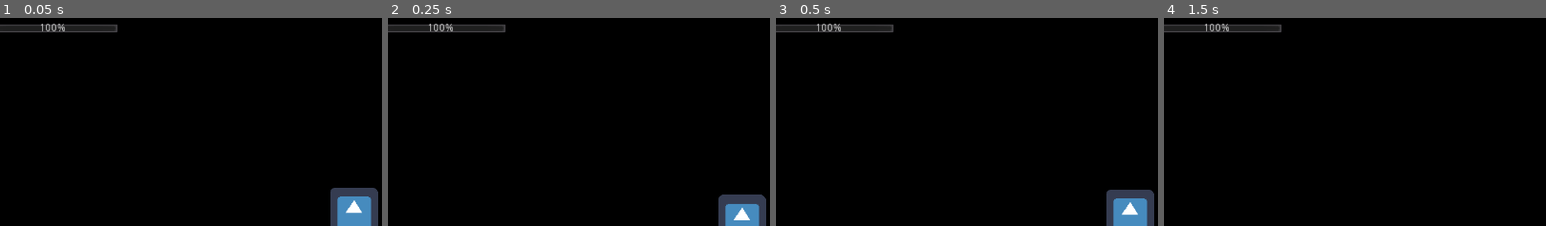
Above: before the commit, frames 1-4 (left to right).
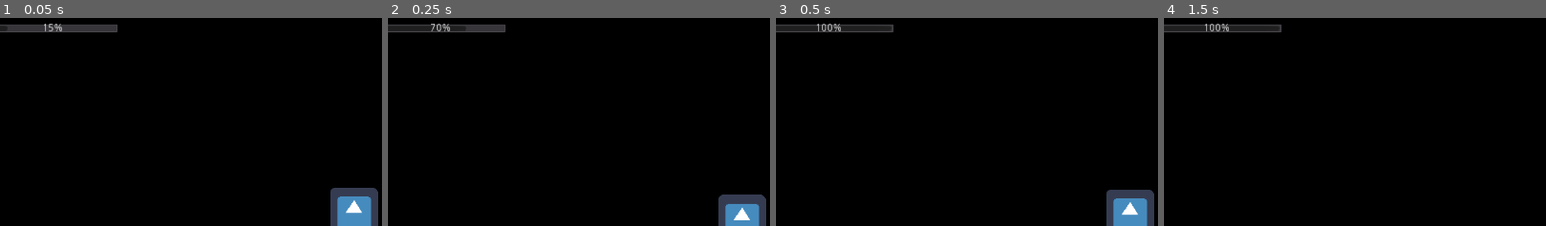
Above: after the commit, the same moments.

Repository: projectbulldog/deusvult
Game: Godot game, scene res://World.tscn
Same seed, same stepped clock (60 frames per second), same inputs: the game is played once before the commit and once after it. The engine's default icon, where the game draws it, is replaced by a stand-in: a white triangle on a blue panel in a dark square.
Inputs:
- Up to frame 1 (0.05 s): no input
- Up to frame 2 (0.25 s): no input
- Up to frame 3 (0.5 s): no input
- Up to frame 4 (1.5 s): hold E 0.53-1.28 s; hold D from 0.53 s (still down); tap Space at 0.77 s; tap Q at 0.8, 1.35 s
The pictures show only the part of the screen within x 4-54%, y 0-50%; the shares and areas given below are measured in that part.

The runs differ from the first frame. In frame 1, 0.5% of the frame differs, in the area x 2-30%, y 2-7%; in frame 2, 0.3%; in frame 3, nothing differs; in frame 4, nothing differs.

Commit message:
animation tests with tween

Diff:
--- a/testprojekt/Interface.gd
+++ b/testprojekt/Interface.gd
@@ -1,4 +1,5 @@
 extends CanvasLayer
 
 func _on_StateManager_on_health_changed(health):
-	$ProgressBar.value = health
+	$Tween.interpolate_property($ProgressBar, "value", $ProgressBar.value, health, 0.5, Tween.TRANS_SINE, Tween.EASE_OUT)
+	$Tween.start()
--- a/testprojekt/Scripts/Enemy.gd
+++ b/testprojekt/Scripts/Enemy.gd
@@ -54,6 +54,3 @@
 	if(body.get_name() == "Player"):
 		self.modulate = Color(1, 1, 1)
 		target = null
-
-func _on_Timer_timeout():
-	print("HIER")
--- a/testprojekt/Scripts/Player.gd
+++ b/testprojekt/Scripts/Player.gd
@@ -15,6 +15,7 @@
 		velocity.x = -WALK_SPEED
 	if Input.is_key_pressed(KEY_D):
 		velocity.x = WALK_SPEED
+
 	if (Input.is_key_pressed(KEY_SPACE) && is_on_floor()):
 		velocity.y = -550
 	if (is_on_ceiling()):
@@ -30,3 +31,28 @@
 func takeDamage(damage):
 	$StateManager.take_Damage(damage)
 	pass
+
+
+# das wär en prototyp , für en dash
+#var dash_timer
+#var can_dash = true
+#
+#func _ready():
+#	dash_timer = Timer.new()
+#	dash_timer.wait_time = 5.0
+#	dash_timer.one_shot = true
+#	self.add_child(dash_timer)
+#	dash_timer.connect("timeout", self, "cooldown_reset")
+
+#func cooldown_reset():
+#	can_dash = true
+
+
+#if can_dash && Input.is_key_pressed(KEY_E):
+#		self.translate(Vector2(550, 0))
+#		can_dash = false
+#		dash_timer.start()
+#	if can_dash && Input.is_key_pressed(KEY_Q):
+#		self.translate(Vector2(-550, 0))
+#		can_dash = false
+#		dash_timer.start()
--- a/testprojekt/World.tscn
+++ b/testprojekt/World.tscn
@@ -79,6 +79,8 @@
 margin_right = 199.0
 margin_bottom = 63.0001
 
+[node name="Tween" type="Tween" parent="Player/Camera2D/Interface"]
+
 [node name="Sprite" type="Sprite" parent="Player"]
 material = SubResource( 1 )
 z_as_relative = false
